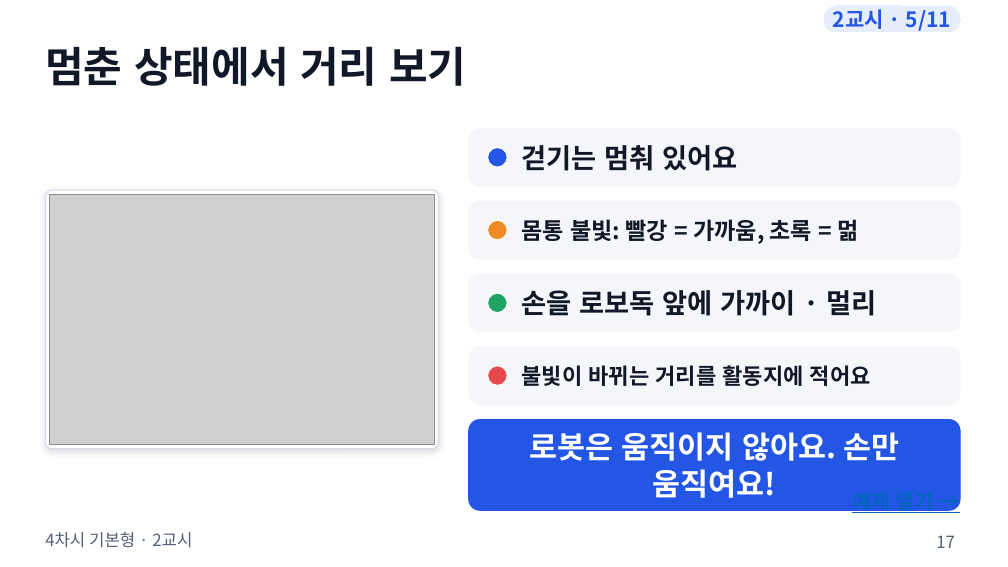
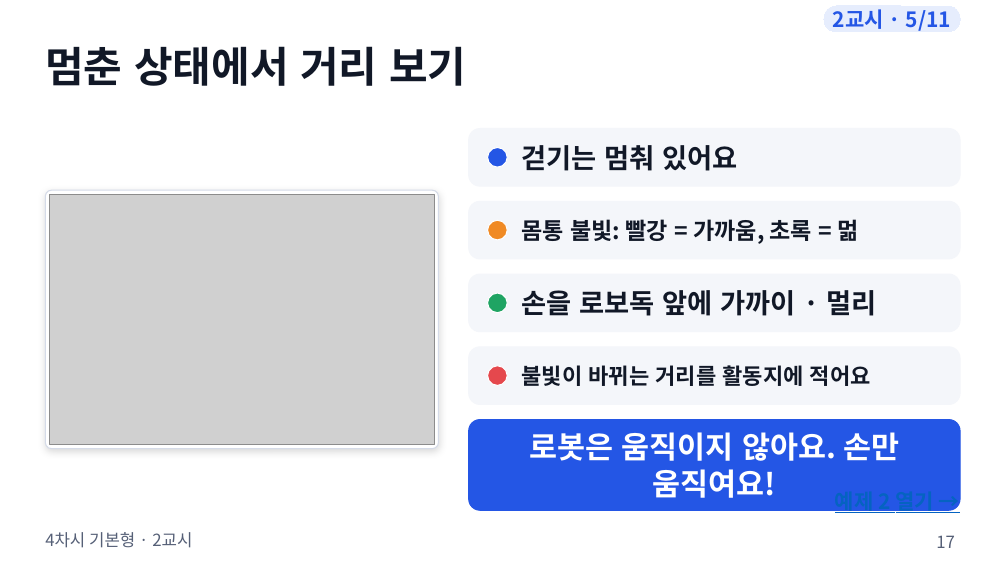
Before and after one commit to boundaryx01-uniquelife/microbit, a slide deck: slide 17 of bridge/docs/materials/4차시_기본형/4차시_수업슬라이드.pptx. Drawn at 1008x567 pixels with LibreOffice and Linux fonts; fonts in the diff are those of the drawing; grey boxes stand for pictures. Boxes give left, top, right and bottom in pixels: in the first picture for what was removed or moved away, otherwise in the second. Text is boxed around its words. In the diff, an @@ line names an element or a change of style, - is before the commit and + after.

```diff
--- a/bridge/docs/materials/4차시_기본형/4차시_수업슬라이드.pptx
+++ b/bridge/docs/materials/4차시_기본형/4차시_수업슬라이드.pptx
@@ text at (x1=835, y1=511, x2=935, y2=514): text changed @@
-예제 열기 →
+예제 2 열기 →
```
Also in this commit, not shown: 4 other slides changed, 12 other files.
